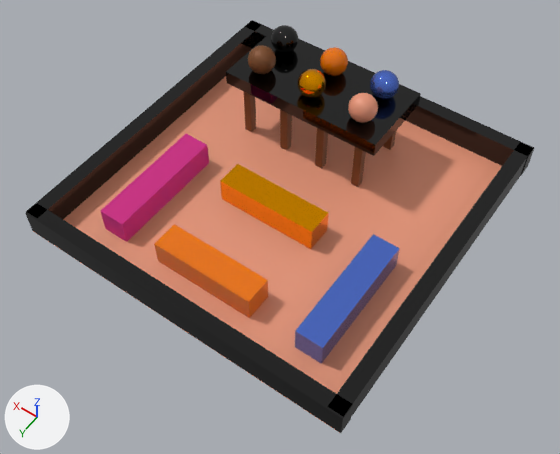
The glTF model assets/level2.gltf, before and after one commit.
Before and after are seen from a camera (50 mm lens) standing at (-20.5, 29.8, 42.7) and looking at (-1.5, 3.2, 0.9). The axes (+X, +Y, +Z) are drawn at lower left. The lights are the same throughout.

Before the edit, the objects in view are built like this:
```python
mat_material_004 = principled_material('Material.004')
mat_material_004.base_color = (0.8, 0.164, 0.0)  # orange #e77100
mat_material_004.roughness = 0.0
me_sphere = bpy.data.meshes.new('Sphere')
me_sphere.from_pydata(...)  # 3032 vertices, 5966 faces; spans x -12.7..12.8, y -12.8..12.9, z -0.2..7.5
# faces by material slot: [962, 1020, 972, 972, 972, 12, 1056]
me_sphere.materials.append(mat_material_001)  # beige #e79678
me_sphere.materials.append(mat_material_007)  # black #000000
me_sphere.materials.append(mat_material_006)  # blue #5d7fe7
me_sphere.materials.append(mat_material_004)  # orange #e77100
me_sphere.materials.append(mat_material_003)  # orange #ffa600
me_sphere.materials.append(mat_material_005)  # pink #e755b1
me_sphere.materials.append(mat_material_002)  # brown #7c4a25
ob_sphere = bpy.data.objects.new('Sphere', me_sphere)
ob_sphere.location = (0.01, 0.01, -0.04)
```
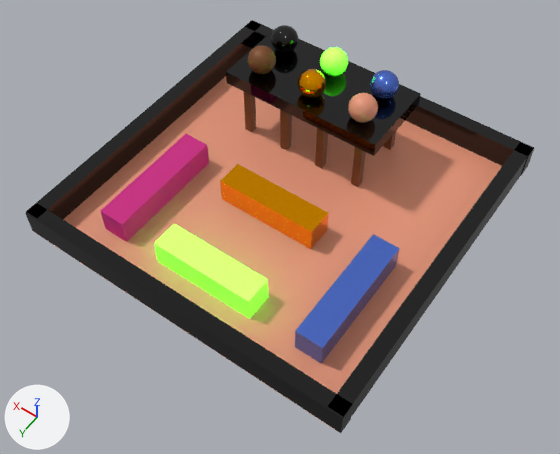
Changed parts and their boxes [x1, y1, x2, y2] in the pictures (560 x 454 px):
```json
{"object": "Sphere", "change": "recoloured", "before": [121, 37, 401, 358], "after": [121, 37, 401, 358]}
```

Scene script edits in JSON lines:
```json
{"op": "set", "path": "mat_material_004.base_color", "old": "(0.8, 0.164, 0.0)", "new": "(0.8, 10.46, 0.2)", "note": "orange #e77100 -> green #e7ff7c"}
```
